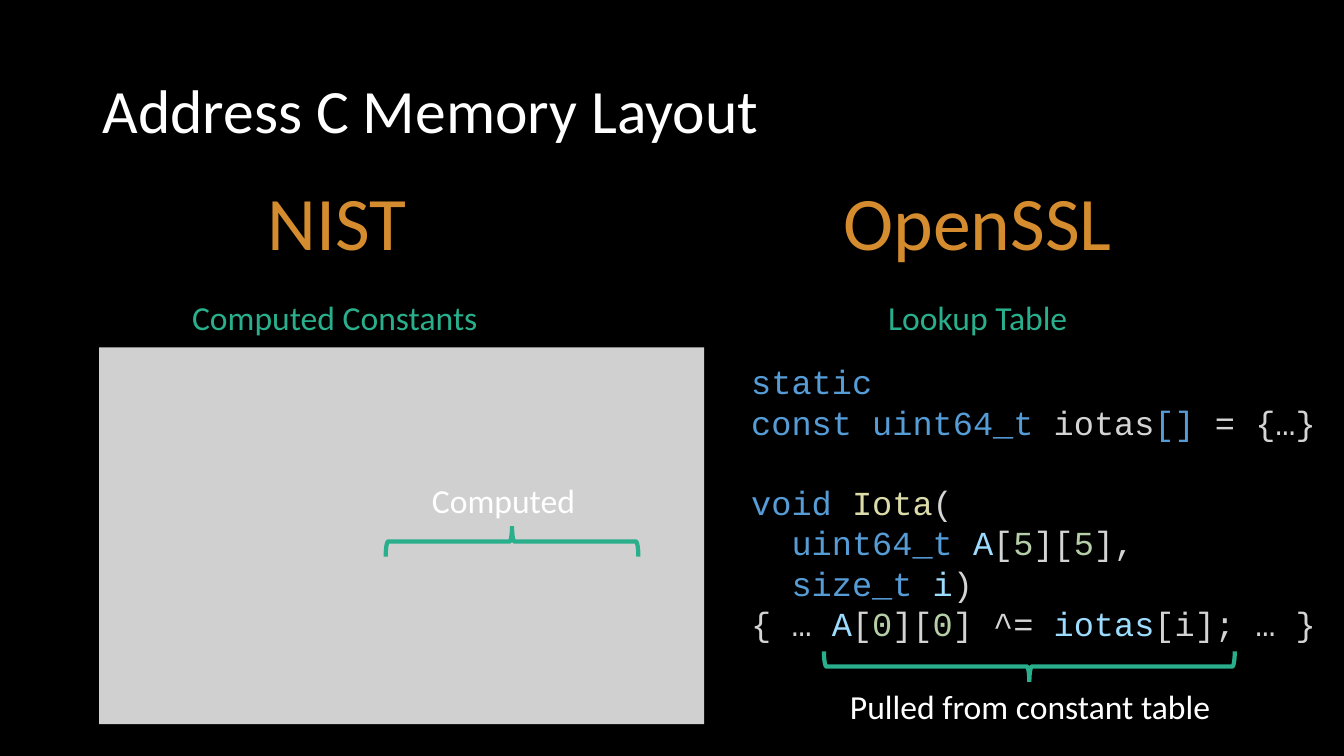
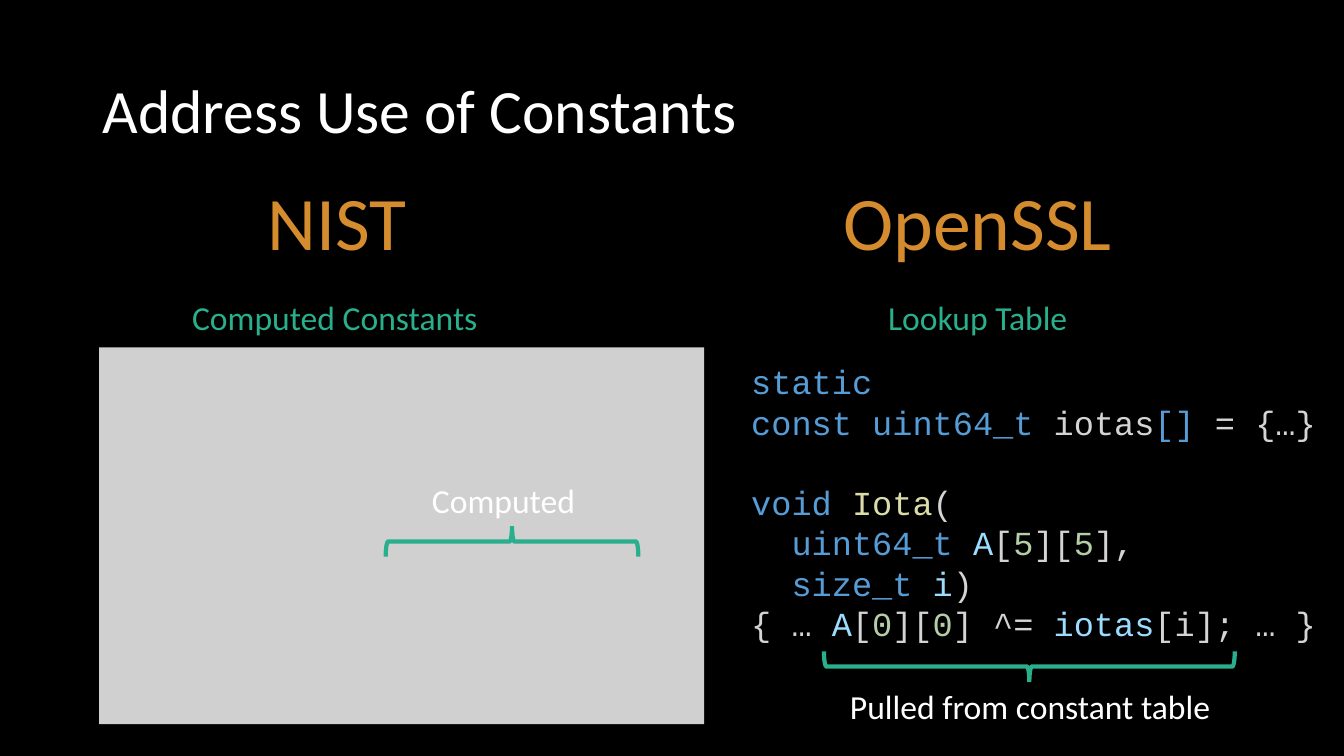
Before and after one commit to ericmercer/sha3-verification, a slide deck: slide 15 of presentation/SPIN2022.pptx. Drawn at 1344x756 pixels with LibreOffice and Linux fonts; fonts in the diff are those of the drawing; grey boxes stand for pictures. Boxes give left, top, right and bottom in pixels: in the first picture for what was removed or moved away, otherwise in the second. Text is boxed around its words. In the diff, an @@ line names an element or a change of style, - is before the commit and + after.

```diff
--- a/presentation/SPIN2022.pptx
+++ b/presentation/SPIN2022.pptx
@@ title at [102, 90, 736, 134]: text changed @@
-Address C Memory Layout
+Address Use of Constants
```
Also in this commit, not shown: 5 other slides changed.
